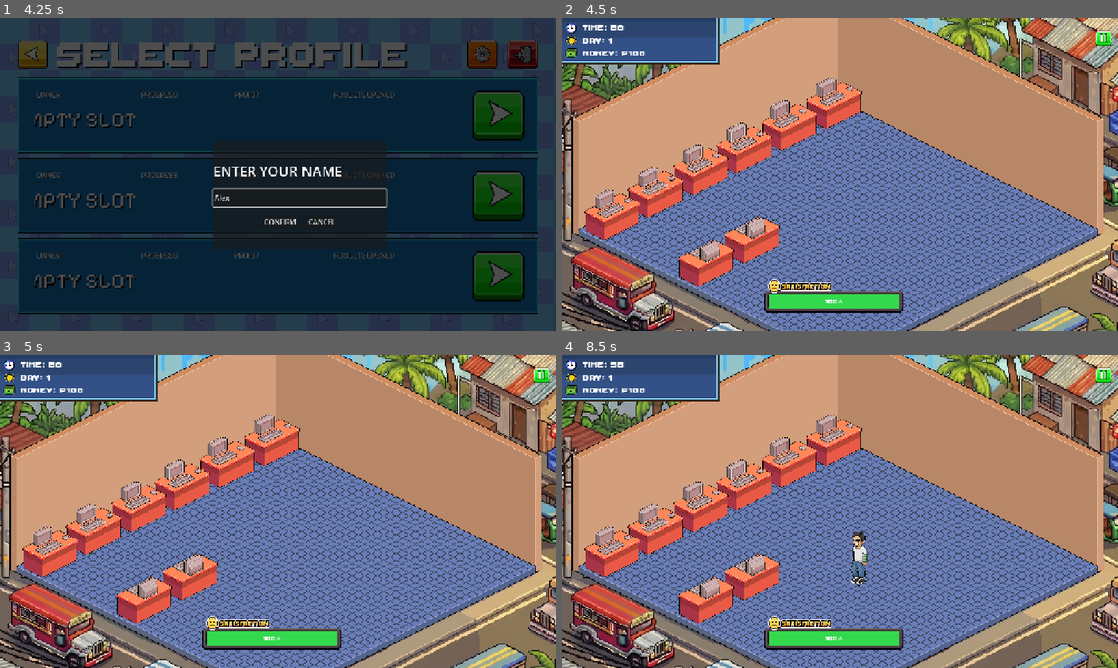
Above: before the commit, frames 1-4 (two rows, left to right).
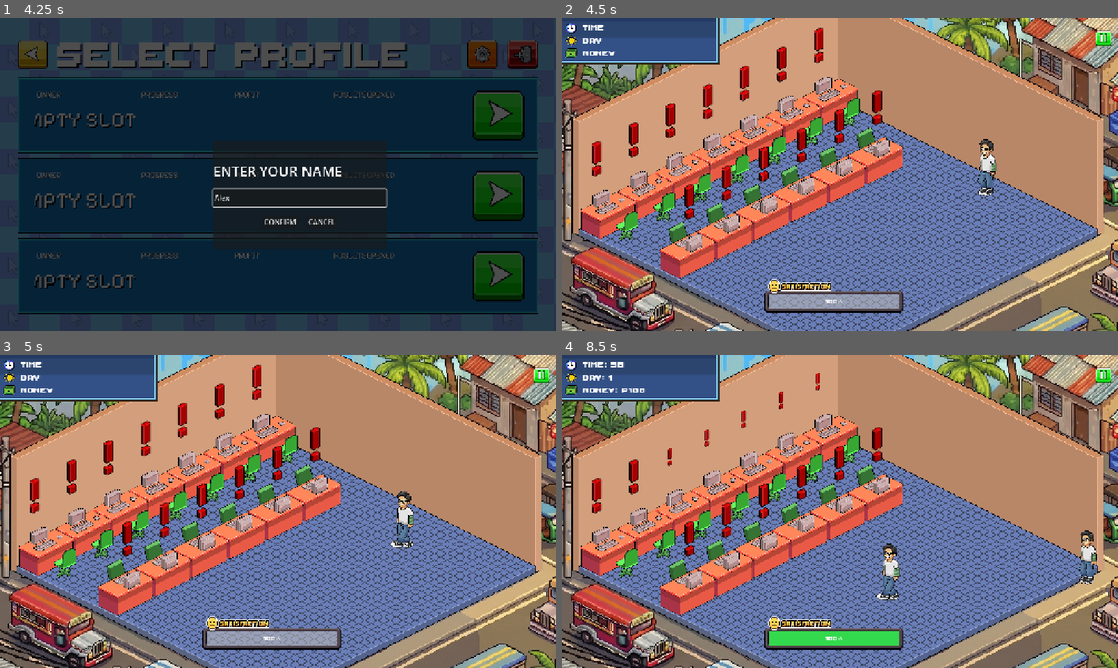
Above: after the commit, the same moments.

Repository: vinnyy-ph/gvd-project-overclocked
Game: Godot game, scene res://ui/main_menu_v2/MainMenuV2.tscn
Two runs of this game, one before a commit and one after it. Both use one fixed random seed, a clock stepped at 60 frames per second and the inputs below. Sound files missing from this copy of the repository are replaced by a short silence.
Inputs (mouse positions are in pixels of both pictures, inside the frame that each line leads up to):
- Up to frame 1 (4.25 s): click (450, 105) at 0.5 s; click (278, 115) at 1.25 s; click (300, 199) at 2.02 s; type "Alex" at 2.1 s; click (278, 196) at 2.75 s; click (278, 274) at 3.5 s
- Up to frame 2 (4.5 s): click "CONFIRM" at 4.25 s
- Up to frame 3 (5 s): no input
- Up to frame 4 (8.5 s): click (817, 380) at 5.02 s; click (778, 398) at 5.77 s; click (745, 417) at 6.52 s; click (706, 436) at 7.27 s; click (667, 455) at 8.02 s

Frame 1 is identical in both runs. In frame 2, 17% of the frame differs, in the area x 3-79%, y 2-93%; in frame 3, 17%, in the area x 3-75%, y 2-93%; in frame 4, 16%.
Error after the commit: Invalid access to property or key 'position' on a base object of type 'null instance'. (res://core/shop_floor/shop_floor_scrollable.gd:112)

Commit message:
Add shop slot assets and update shop floor scene
Add four new shop floor textures (empty/occupied and front variants) with import metadata and update the shop_floor_scrollable.tscn to use them. The scene was restructured: replaced former placeholder desk/PC textures, converted desks into individual Sprite2D nodes with dedicated IssueButton children, added CustomerContainer, WaitingArea and ExitPoint markers, and repositioned desks. Also updated HUD labels to "Time", "DAY", and "MONEY" and removed references to several old placeholder resources.

Diff:
--- a/core/shop_floor/shop_floor_scrollable.tscn
+++ b/core/shop_floor/shop_floor_scrollable.tscn
@@ -4,16 +4,13 @@
 [ext_resource type="Texture2D" uid="uid://cf1of7rwo6k5c" path="res://assets/images/bg_shopfloor.png" id="2_3cboq"]
 [ext_resource type="Texture2D" uid="uid://c808q0igji7a7" path="res://assets/images/envinronment.png" id="3_22yg1"]
 [ext_resource type="Texture2D" uid="uid://gjcbhw4gcrqt" path="res://assets/images/issue.png" id="3_eyiyn"]
-[ext_resource type="Texture2D" uid="uid://ducobkdcx22em" path="res://assets/images/default_desk.png" id="4_ee0nf"]
 [ext_resource type="FontFile" uid="uid://ysv7bka211fd" path="res://assets/fonts/ThaleahFat.ttf" id="4_ll02x"]
 [ext_resource type="Texture2D" uid="uid://b1lcbhywrvugn" path="res://assets/images/bg.png" id="5_22yg1"]
-[ext_resource type="Texture2D" uid="uid://c62rwn62yk8gr" path="res://assets/images/default_pc_front.png" id="5_77ysl"]
-[ext_resource type="Texture2D" uid="uid://cbbh7tg41kga2" path="res://assets/images/default_pc_back.png" id="6_g535p"]
+[ext_resource type="Texture2D" uid="uid://bxq6b7x50y3jq" path="res://assets/images/shop_floor/empty_slot_front.png" id="5_g1u6q"]
+[ext_resource type="Texture2D" uid="uid://dncuf4bc67nf8" path="res://assets/images/shop_floor/empty_slot.png" id="6_g1u6q"]
 [ext_resource type="Texture2D" uid="uid://d0ax5bxdt15np" path="res://assets/images/Group 20.png" id="8_sru07"]
-[ext_resource type="Texture2D" uid="uid://cu83syh5ymjmw" path="res://assets/images/shop_floor/person_placeholder_back.png" id="9_g1u6q"]
 [ext_resource type="Texture2D" uid="uid://da0kr3y1u7k6f" path="res://assets/images/satisfaction_bar.png" id="9_i6wj4"]
 [ext_resource type="Texture2D" uid="uid://dhfcdmvxc2y6q" path="res://assets/images/statsicon.png" id="9_u2yt3"]
-[ext_resource type="Texture2D" uid="uid://c8hanfvo28gnw" path="res://assets/images/shop_floor/person_placeholder_front.png" id="10_jajnr"]
 [ext_resource type="Texture2D" uid="uid://cqlx8thi523as" path="res://assets/sprites/walking_person.png" id="11_8jxs8"]
 [ext_resource type="Texture2D" uid="uid://cqjnxbqwb1xsn" path="res://assets/images/continue.png" id="12_am8fm"]
 [ext_resource type="Script" uid="uid://c157mbb0pqg2x" path="res://core/shop_floor/animated_sprite_2d.gd" id="12_f7hrx"]
@@ -111,269 +108,217 @@
 position = Vector2(-9.999999, 15.714285)
 texture = ExtResource("3_22yg1")
 
-[node name="Desk11" type="Sprite2D" parent="World/Background" unique_id=1929664934]
-position = Vector2(-33.071392, -333.80383)
-scale = Vector2(0.5115919, 0.5115919)
-texture = ExtResource("4_ee0nf")
-
-[node name="Desk16" type="Sprite2D" parent="World/Background" unique_id=1273222513]
-position = Vector2(-24.285645, -417.14285)
-scale = Vector2(0.5809413, 0.5809413)
-texture = ExtResource("5_77ysl")
-
-[node name="Desk10" type="Sprite2D" parent="World/Background" unique_id=1660358488]
-position = Vector2(-448.78564, 345.05356)
-scale = Vector2(0.5115919, 0.5115919)
-texture = ExtResource("4_ee0nf")
-
-[node name="Desk15" type="Sprite2D" parent="World/Background" unique_id=451122833]
-position = Vector2(-454.28564, 246.85715)
-scale = Vector2(0.5809413, 0.5809413)
-texture = ExtResource("6_g535p")
-
-[node name="IssueButton7" type="Button" parent="World/Background" unique_id=1706057628]
-offset_left = -509.28564
-offset_top = 22.857143
-offset_right = -408.28564
-offset_bottom = 249.85715
-icon = ExtResource("3_eyiyn")
-flat = true
-
-[node name="IssueButton8" type="Button" parent="World/Background" unique_id=1645449897]
-offset_left = -137.14288
-offset_top = -690.0
-offset_right = -36.142883
-offset_bottom = -463.0
-icon = ExtResource("3_eyiyn")
-flat = true
-
-[node name="Desk12" type="Sprite2D" parent="World/Background" unique_id=104690400]
-position = Vector2(-258.78568, -224.0896)
+[node name="Desk7" type="Sprite2D" parent="World/Background" unique_id=1730704254]
+position = Vector2(-43.791016, -366.1319)
 scale = Vector2(0.51159185, 0.51159185)
-texture = ExtResource("4_ee0nf")
-
-[node name="Desk13" type="Sprite2D" parent="World/Background" unique_id=955533982]
-position = Vector2(-259.57156, -304.28577)
-scale = Vector2(0.58094126, 0.58094126)
-texture = ExtResource("5_77ysl")
-
-[node name="IssueButton5" type="Button" parent="World/Background" unique_id=803769110]
-offset_left = -373.8572
-offset_top = -585.7143
-offset_right = -272.8572
-offset_bottom = -358.7143
-icon = ExtResource("3_eyiyn")
-flat = true
-
-[node name="Desk5" type="Sprite2D" parent="World/Background" unique_id=1473803056]
-position = Vector2(-487.35715, -109.518005)
+texture = ExtResource("6_g1u6q")
+
+[node name="Desk7IssueButton" type="Button" parent="World/Background/Desk7" unique_id=921647580]
+offset_left = -189.8835
+offset_top = -688.90753
+offset_right = -88.8835
+offset_bottom = -461.90753
+scale = Vector2(2, 2)
+icon = ExtResource("3_eyiyn")
+flat = true
+
+[node name="Desk6" type="Sprite2D" parent="World/Background" unique_id=1543486381]
+position = Vector2(-231.86768, -270.83533)
 scale = Vector2(0.51159185, 0.51159185)
-texture = ExtResource("4_ee0nf")
-
-[node name="Desk6" type="Sprite2D" parent="World/Background" unique_id=1481155064]
-position = Vector2(-478.69748, -189.05414)
-scale = Vector2(0.58094126, 0.58094126)
-texture = ExtResource("5_77ysl")
-
-[node name="IssueButton4" type="Button" parent="World/Background" unique_id=266520497]
-offset_left = -602.8569
-offset_top = -455.7143
-offset_right = -501.85687
-offset_bottom = -228.7143
-icon = ExtResource("3_eyiyn")
-flat = true
-
-[node name="Desk3" type="Sprite2D" parent="World/Background" unique_id=1627987628]
-position = Vector2(-707.3573, 0.19628906)
-scale = Vector2(0.5115919, 0.5115919)
-texture = ExtResource("4_ee0nf")
-
-[node name="Desk4" type="Sprite2D" parent="World/Background" unique_id=493954332]
-position = Vector2(-698.69763, -79.33984)
-scale = Vector2(0.5809413, 0.5809413)
-texture = ExtResource("5_77ysl")
-
-[node name="IssueButton3" type="Button" parent="World/Background" unique_id=66640178]
-offset_left = -824.8572
-offset_top = -350.0
-offset_right = -723.8572
-offset_bottom = -123.0
-icon = ExtResource("3_eyiyn")
-flat = true
-
-[node name="Desk1" type="Sprite2D" parent="World/Background" unique_id=806564770]
-position = Vector2(-934.5001, 114.48202)
-scale = Vector2(0.511592, 0.511592)
-texture = ExtResource("4_ee0nf")
-
-[node name="Desk2" type="Sprite2D" parent="World/Background" unique_id=133867853]
-position = Vector2(-925.84045, 34.945866)
-scale = Vector2(0.5809414, 0.5809414)
-texture = ExtResource("5_77ysl")
-
-[node name="Desk7" type="Sprite2D" parent="World/Background" unique_id=1497769056]
-position = Vector2(-1154.5001, 227.91057)
-scale = Vector2(0.511592, 0.511592)
-texture = ExtResource("4_ee0nf")
-
-[node name="Desk9" type="Sprite2D" parent="World/Background" unique_id=391266338]
-position = Vector2(-680.21436, 463.48206)
-scale = Vector2(0.511592, 0.511592)
-texture = ExtResource("4_ee0nf")
-
-[node name="Desk8" type="Sprite2D" parent="World/Background" unique_id=579109508]
-position = Vector2(-1145.8406, 148.37445)
-scale = Vector2(0.5809414, 0.5809414)
-texture = ExtResource("5_77ysl")
-
-[node name="Desk14" type="Sprite2D" parent="World/Background" unique_id=1779659459]
-position = Vector2(-684.71436, 365.28577)
-scale = Vector2(0.5809414, 0.5809414)
-texture = ExtResource("6_g535p")
-
-[node name="IssueButton1" type="Button" parent="World/Background" unique_id=1167117532]
-offset_left = -1266.0
-offset_top = -129.2857
-offset_right = -1165.0
-offset_bottom = 97.714294
-icon = ExtResource("3_eyiyn")
-flat = true
-
-[node name="IssueButton2" type="Button" parent="World/Background" unique_id=1559353774]
-offset_left = -1052.0
-offset_top = -235.71426
-offset_right = -951.0
-offset_bottom = -8.714264
-icon = ExtResource("3_eyiyn")
-flat = true
-
-[node name="IssueButton6" type="Button" parent="World/Background" unique_id=1240297333]
-offset_left = -740.71423
-offset_top = 141.28574
-offset_right = -639.71423
-offset_bottom = 368.28577
-icon = ExtResource("3_eyiyn")
-flat = true
-
-[node name="TextureRect" type="TextureRect" parent="World/Background" unique_id=1993908035]
-anchors_preset = 15
-anchor_right = 1.0
-anchor_bottom = 1.0
-offset_left = -1178.5714
-offset_top = 92.857124
-offset_right = -958.57166
-offset_bottom = 386.9162
-grow_horizontal = 2
-grow_vertical = 2
-texture = ExtResource("9_g1u6q")
-expand_mode = 1
-
-[node name="TextureRect2" type="TextureRect" parent="World/Background" unique_id=55993143]
-anchors_preset = 15
-anchor_right = 1.0
-anchor_bottom = 1.0
-offset_left = -962.8571
-offset_top = -14.285728
-offset_right = -742.85736
-offset_bottom = 279.77335
-grow_horizontal = 2
-grow_vertical = 2
-texture = ExtResource("9_g1u6q")
-expand_mode = 1
-
-[node name="TextureRect3" type="TextureRect" parent="World/Background" unique_id=1433737152]
-anchors_preset = 15
-anchor_right = 1.0
-anchor_bottom = 1.0
-offset_left = -731.4286
-offset_top = -122.85715
-offset_right = -511.42883
-offset_bottom = 171.20193
-grow_horizontal = 2
-grow_vertical = 2
-texture = ExtResource("9_g1u6q")
-expand_mode = 1
-
-[node name="TextureRect4" type="TextureRect" parent="World/Background" unique_id=725133626]
-anchors_preset = 15
-anchor_right = 1.0
-anchor_bottom = 1.0
-offset_left = -498.57147
-offset_top = -232.85715
-offset_right = -278.57172
-offset_bottom = 61.201935
-grow_horizontal = 2
-grow_vertical = 2
-texture = ExtResource("9_g1u6q")
-expand_mode = 1
-
-[node name="TextureRect5" type="TextureRect" parent="World/Background" unique_id=1666222002]
-anchors_preset = 15
-anchor_right = 1.0
-anchor_bottom = 1.0
-offset_left = -278.57147
-offset_top = -340.0
-offset_right = -58.571716
-offset_bottom = -45.940918
-grow_horizontal = 2
-grow_vertical = 2
-texture = ExtResource("9_g1u6q")
-expand_mode = 1
-
-[node name="TextureRect6" type="TextureRect" parent="World/Background" unique_id=519173217]
-anchors_preset = 15
-anchor_right = 1.0
-anchor_bottom = 1.0
-offset_left = -50.00006
-offset_top = -450.0
-offset_right = 169.9997
-offset_bottom = -155.94092
-grow_horizontal = 2
-grow_vertical = 2
-texture = ExtResource("9_g1u6q")
-expand_mode = 1
-
-[node name="TextureRect7" type="TextureRect" parent="World/Background" unique_id=244194950]
-anchors_preset = 15
-anchor_right = 1.0
-anchor_bottom = 1.0
-offset_left = -815.7143
-offset_top = 248.5714
-offset_right = -682.1164
-offset_bottom = 427.14282
-grow_horizontal = 2
-grow_vertical = 2
-texture = ExtResource("10_jajnr")
-expand_mode = 1
-
-[node name="TextureRect8" type="TextureRect" parent="World/Background" unique_id=1429304011]
-anchors_preset = 15
-anchor_right = 1.0
-anchor_bottom = 1.0
-offset_left = -582.8572
-offset_top = 129.99998
-offset_right = -449.25928
-offset_bottom = 308.5714
-grow_horizontal = 2
-grow_vertical = 2
-texture = ExtResource("10_jajnr")
-expand_mode = 1
-metadata/_edit_use_anchors_ = true
+texture = ExtResource("6_g1u6q")
+
+[node name="Desk6IssueButton" type="Button" parent="World/Background/Desk6" unique_id=341757718]
+offset_left = -189.8835
+offset_top = -688.90753
+offset_right = -88.8835
+offset_bottom = -461.90753
+scale = Vector2(2, 2)
+icon = ExtResource("3_eyiyn")
+flat = true
+metadata/_edit_use_anchors_ = true
+
+[node name="Desk5" type="Sprite2D" parent="World/Background" unique_id=229852010]
+position = Vector2(-420.4391, -175.12103)
+scale = Vector2(0.5115918, 0.5115918)
+texture = ExtResource("6_g1u6q")
+
+[node name="Desk5IssueButton" type="Button" parent="World/Background/Desk5" unique_id=1873499116]
+offset_left = -189.8835
+offset_top = -688.90753
+offset_right = -88.8835
+offset_bottom = -461.90753
+scale = Vector2(2, 2)
+icon = ExtResource("3_eyiyn")
+flat = true
+metadata/_edit_use_anchors_ = true
+
+[node name="Desk4" type="Sprite2D" parent="World/Background" unique_id=1208692705]
+position = Vector2(-606.1533, -80.83533)
+scale = Vector2(0.5115918, 0.5115918)
+texture = ExtResource("6_g1u6q")
+
+[node name="Desk4IssueButton" type="Button" parent="World/Background/Desk4" unique_id=2003987656]
+offset_left = -189.8835
+offset_top = -688.90753
+offset_right = -88.8835
+offset_bottom = -461.90753
+scale = Vector2(2, 2)
+icon = ExtResource("3_eyiyn")
+flat = true
+metadata/_edit_use_anchors_ = true
+
+[node name="Desk3" type="Sprite2D" parent="World/Background" unique_id=1983527224]
+position = Vector2(-794.72473, 14.878967)
+scale = Vector2(0.5115918, 0.5115918)
+texture = ExtResource("6_g1u6q")
+
+[node name="Desk3IssueButton" type="Button" parent="World/Background/Desk3" unique_id=341931847]
+offset_left = -189.8835
+offset_top = -688.90753
+offset_right = -88.8835
+offset_bottom = -461.90753
+scale = Vector2(2, 2)
+icon = ExtResource("3_eyiyn")
+flat = true
+metadata/_edit_use_anchors_ = true
+
+[node name="Desk2" type="Sprite2D" parent="World/Background" unique_id=113499335]
+position = Vector2(-979.50525, 111.010864)
+scale = Vector2(0.51159185, 0.51159185)
+texture = ExtResource("6_g1u6q")
+
+[node name="Desk2IssueButton" type="Button" parent="World/Background/Desk2" unique_id=522174884]
+offset_left = -189.8835
+offset_top = -688.90753
+offset_right = -88.8835
+offset_bottom = -461.90753
+scale = Vector2(2, 2)
+icon = ExtResource("3_eyiyn")
+flat = true
+metadata/_edit_use_anchors_ = true
+
+[node name="Desk1" type="Sprite2D" parent="World/Background" unique_id=805946840]
+position = Vector2(-1168.0767, 206.7252)
+scale = Vector2(0.51159185, 0.51159185)
+texture = ExtResource("6_g1u6q")
+
+[node name="Desk1IssueButton" type="Button" parent="World/Background/Desk1" unique_id=1559353774]
+offset_left = -189.8835
+offset_top = -688.90753
+offset_right = -88.8835
+offset_bottom = -461.90753
+scale = Vector2(2, 2)
+icon = ExtResource("3_eyiyn")
+flat = true
 
 [node name="CustomerContainer" type="Node2D" parent="World/Background" unique_id=1968303627]
 
 [node name="WaitingArea" type="Marker2D" parent="World/Background" unique_id=12243615]
-position = Vector2(0, 100)
+position = Vector2(1157.1428, 95.71429)
 
 [node name="ExitPoint" type="Marker2D" parent="World/Background" unique_id=1758434083]
 position = Vector2(800, 300)
+
+[node name="Desk13" type="Sprite2D" parent="World/Background" unique_id=1047420753]
+position = Vector2(179.4354, -92.87397)
+scale = Vector2(0.51159173, 0.51159173)
+texture = ExtResource("5_g1u6q")
+
+[node name="Desk13IssueButton" type="Button" parent="World/Background/Desk13" unique_id=1812280120]
+offset_left = -50.26329
+offset_top = -608.71155
+offset_right = 50.73671
+offset_bottom = -381.71155
+scale = Vector2(2, 2)
+size_flags_horizontal = 3
+icon = ExtResource("3_eyiyn")
+flat = true
+metadata/_edit_use_anchors_ = true
+
+[node name="Desk12" type="Sprite2D" parent="World/Background" unique_id=1834866764]
+position = Vector2(-10.5648575, 2.8403225)
+scale = Vector2(0.51159185, 0.51159185)
+texture = ExtResource("5_g1u6q")
+
+[node name="Desk12IssueButton" type="Button" parent="World/Background/Desk12" unique_id=282233529]
+offset_left = -50.26329
+offset_top = -608.7115
+offset_right = 50.73671
+offset_bottom = -381.7115
+scale = Vector2(2, 2)
+size_flags_horizontal = 3
+icon = ExtResource("3_eyiyn")
+flat = true
+metadata/_edit_use_anchors_ = true
+
+[node name="Desk11" type="Sprite2D" parent="World/Background" unique_id=1528630727]
+position = Vector2(-202.4252, 98.57134)
+scale = Vector2(0.51159173, 0.51159173)
+texture = ExtResource("5_g1u6q")
+
+[node name="Desk11IssueButton" type="Button" parent="World/Background/Desk11" unique_id=1632177063]
+offset_left = -50.26329
+offset_top = -608.71155
+offset_right = 50.73671
+offset_bottom = -381.71155
+scale = Vector2(2, 2)
+size_flags_horizontal = 3
+icon = ExtResource("3_eyiyn")
+flat = true
+
+[node name="Desk10" type="Sprite2D" parent="World/Background" unique_id=2100459152]
+position = Vector2(-392.4252, 192.857)
+scale = Vector2(0.51159173, 0.51159173)
+texture = ExtResource("5_g1u6q")
+
+[node name="Desk10IssueButton" type="Button" parent="World/Background/Desk10" unique_id=25192469]
+offset_left = -50.26329
+offset_top = -608.71155
+offset_right = 50.73671
+offset_bottom = -381.71155
+scale = Vector2(2, 2)
+size_flags_horizontal = 3
+icon = ExtResource("3_eyiyn")
+flat = true
+metadata/_edit_use_anchors_ = true
+
+[node name="Desk9" type="Sprite2D" parent="World/Background" unique_id=174221913]
+position = Vector2(-580.99664, 288.57135)
+scale = Vector2(0.51159173, 0.51159173)
+texture = ExtResource("5_g1u6q")
+
+[node name="Desk9IssueButton" type="Button" parent="World/Background/Desk9" unique_id=1897549211]
+offset_left = -50.26329
+offset_top = -608.71155
+offset_right = 50.73671
+offset_bottom = -381.71155
+scale = Vector2(2, 2)
+size_flags_horizontal = 3
+icon = ExtResource("3_eyiyn")
+flat = true
+metadata/_edit_use_anchors_ = true
+
+[node name="Desk8" type="Sprite2D" parent="World/Background" unique_id=1748538281]
+position = Vector2(-770.99664, 384.28546)
+scale = Vector2(0.51159185, 0.51159185)
+texture = ExtResource("5_g1u6q")
+
+[node name="Desk8IssueButton" type="Button" parent="World/Background/Desk8" unique_id=1167117532]
+offset_left = -50.26329
+offset_top = -608.7115
+offset_right = 50.73671
+offset_bottom = -381.7115
+scale = Vector2(2, 2)
+size_flags_horizontal = 3
+icon = ExtResource("3_eyiyn")
+flat = true
+metadata/_edit_use_anchors_ = true
 
 [node name="AnimatedSprite2D" type="AnimatedSprite2D" parent="World/Background" unique_id=471915068]
 unique_name_in_owner = true
 process_mode = 3
-visible = false
-position = Vector2(770, -54.285732)
-scale = Vector2(1.590225, 1.590225)
+position = Vector2(770, -54.285645)
+scale = Vector2(1.5902249, 1.5902249)
 sprite_frames = SubResource("SpriteFrames_f7hrx")
 autoplay = "default"
 script = ExtResource("12_f7hrx")
@@ -459,7 +404,7 @@
 theme_override_colors/font_color = Color(1, 1, 1, 1)
 theme_override_fonts/font = ExtResource("4_ll02x")
 theme_override_font_sizes/font_size = 30
-text = "a"
+text = "Time"
 vertical_alignment = 1
 
 [node name="DayLabel" type="Label" parent="CanvasLayer/HUD" unique_id=50256704]
@@ -471,7 +416,7 @@
 theme_override_colors/font_color = Color(1, 1, 1, 1)
 theme_override_fonts/font = ExtResource("4_ll02x")
 theme_override_font_sizes/font_size = 30
-text = "a"
+text = "DAY"
 vertical_alignment = 1
 
 [node name="MoneyLabel" type="Label" parent="CanvasLayer/HUD" unique_id=2032604772]
@@ -483,7 +428,7 @@
 theme_override_colors/font_color = Color(1, 1, 1, 1)
 theme_override_fonts/font = ExtResource("4_ll02x")
 theme_override_font_sizes/font_size = 30
-text = "a"
+text = "MONEY"
 vertical_alignment = 1
 
 [node name="DimOverlay" type="ColorRect" parent="CanvasLayer/HUD" unique_id=1635064106]
Binary file added: assets/images/shop_floor/empty_slot.png
Not shown, added: assets/images/shop_floor/empty_slot.png.import
Binary file added: assets/images/shop_floor/empty_slot_front.png
Not shown, added: assets/images/shop_floor/empty_slot_front.png.import
Binary file added: assets/images/shop_floor/occupied_slot.png
Binary file added: assets/images/shop_floor/occupied_slot_front.png
